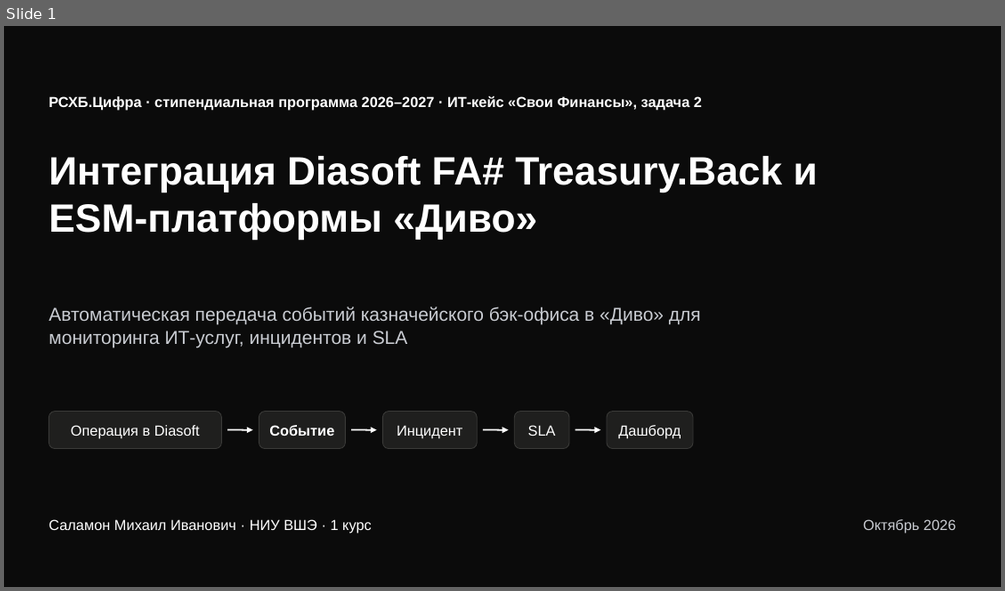
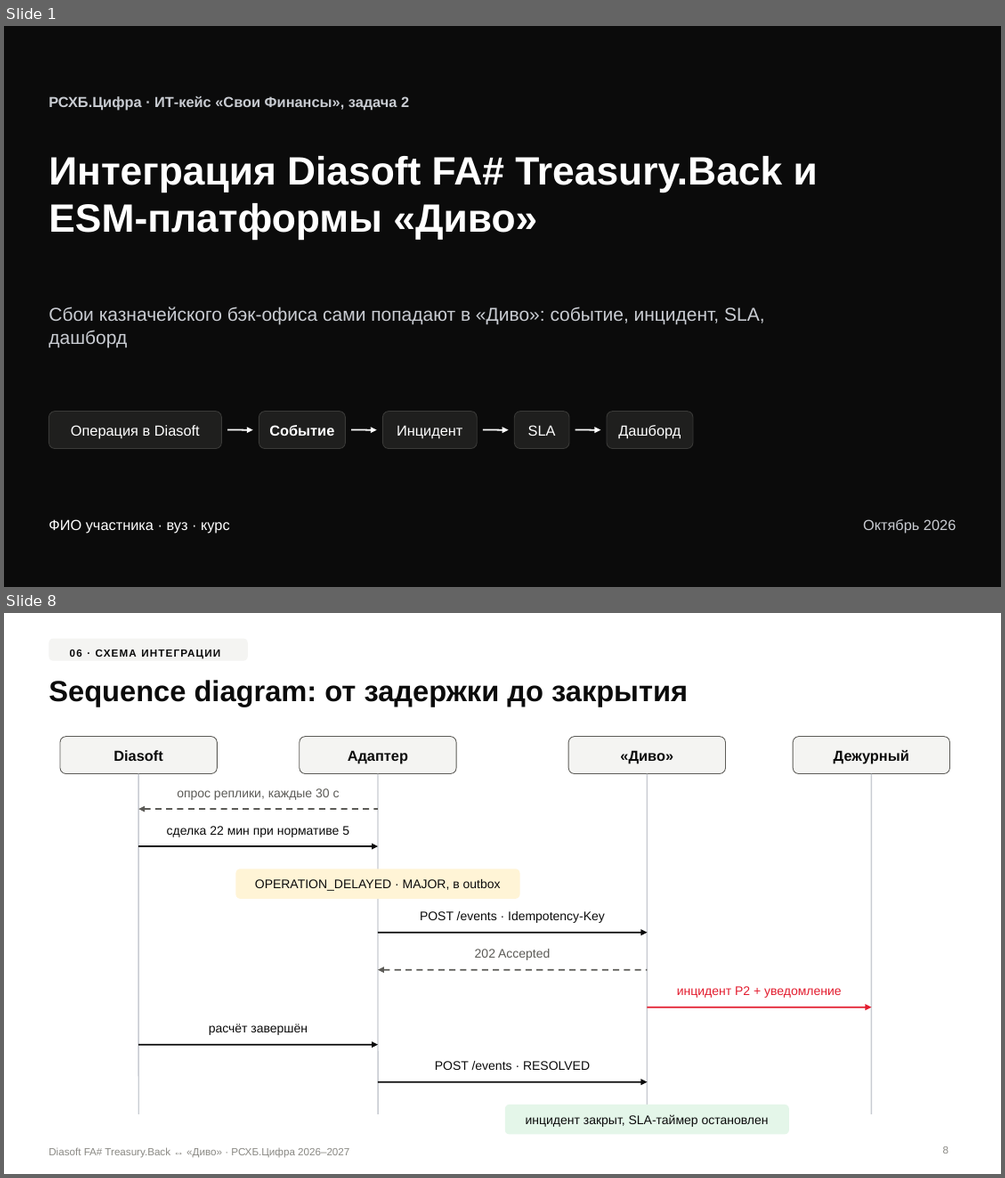
Before and after one commit to schierketsu/rshb, a slide deck: presentation/Diasoft-Divo-integration.pptx. Shown one above the other, each under a label of ours: slide 1 before the commit, slides 1 and 8 after it; the slides between them are not shown. The pictures are 1005x591 and 1005x1178 pixels, drawn with LibreOffice and Linux fonts; fonts in the diff are those of the drawing. Boxes give left, top, right and bottom in pixels: in the first picture for what was removed or moved away, otherwise in the second. Text is boxed around its words. In the diff, an @@ line names an element or a change of style, - is before the commit and + after.

```diff
--- a/presentation/Diasoft-Divo-integration.pptx
+++ b/presentation/Diasoft-Divo-integration.pptx
@@ slide 8 added at (4, 613, 1001, 1174), background #FFFFFF @@
@@ rounded rectangle added at (48, 639, 248, 661), fill #F4F4F2, 10 pt, text #0B0B0B, bold @@
+06 · СХЕМА ИНТЕГРАЦИИ
@@ title added at (48, 680, 688, 706), 28 pt, text #0B0B0B, bold @@
+Sequence diagram: от задержки до закрытия
@@ rounded rectangle added at (60, 737, 217, 774), fill #F4F4F2, outline #5C5B57 0.75 pt, 14 pt, text #0B0B0B, bold @@
+Diasoft
@@ rounded rectangle added at (299, 737, 456, 774), fill #F4F4F2, outline #5C5B57 0.75 pt, 14 pt, text #0B0B0B, bold @@
+Адаптер
@@ rounded rectangle added at (568, 737, 726, 774), fill #F4F4F2, outline #5C5B57 0.75 pt, 14 pt, text #0B0B0B, bold @@
+«Диво»
@@ rounded rectangle added at (793, 737, 950, 774), fill #F4F4F2, outline #5C5B57 0.75 pt, 14 pt, text #0B0B0B, bold @@
+Дежурный
@@ line added from (138, 774) to (138, 1114), #C9CCD2 1.25 pt @@
@@ text added at (177, 788, 340, 800), 12 pt, text #5C5B57 @@
+опрос реплики, каждые 30 с
@@ line added from (378, 774) to (378, 1114), #C9CCD2 1.25 pt @@
@@ line added from (647, 774) to (647, 1114), #C9CCD2 1.25 pt @@
@@ line added from (872, 774) to (872, 1114), #C9CCD2 1.25 pt @@
@@ arrow added from (378, 809) to (138, 809), #5C5B57 1.5 pt dashed @@
@@ text added at (167, 826, 349, 837), 12 pt, text #0B0B0B @@
+сделка 22 мин при нормативе 5
@@ arrow added from (138, 846) to (378, 846), #0B0B0B 1.5 pt @@
@@ rounded rectangle added at (235, 868, 520, 899), fill #FFF4D6, 12 pt, text #0B0B0B @@
+OPERATION_DELAYED · MAJOR, в outbox
@@ arrow added from (378, 933) to (647, 933), #0B0B0B 1.5 pt @@
@@ text added at (420, 911, 605, 923), 12 pt, text #0B0B0B @@
+POST /events · Idempotency-Key
@@ text added at (475, 949, 550, 960), 12 pt, text #5C5B57 @@
+202 Accepted
@@ arrow added from (647, 970) to (378, 970), #5C5B57 1.5 pt dashed @@
@@ text added at (677, 986, 841, 997), 12 pt, text #E31D2F @@
+инцидент P2 + уведомление
@@ arrow added from (647, 1007) to (872, 1007), #E31D2F 1.5 pt @@
@@ text added at (209, 1023, 307, 1035), 12 pt, text #0B0B0B @@
+расчёт завершён
@@ arrow added from (138, 1045) to (378, 1045), #0B0B0B 1.5 pt @@
@@ text added at (435, 1061, 590, 1070), 12 pt, text #0B0B0B @@
+POST /events · RESOLVED
@@ arrow added from (378, 1082) to (647, 1082), #0B0B0B 1.5 pt @@
@@ rounded rectangle added at (505, 1104, 789, 1135), fill #E4F6E9, 12 pt, text #0B0B0B @@
+инцидент закрыт, SLA-таймер остановлен
@@ page number added at (943, 1146, 948, 1153), 10 pt, text #8A8984 @@
+8
@@ text added at (48, 1147, 349, 1158), 10 pt, text #8A8984 @@
+Diasoft FA# Treasury.Back ↔ «Диво» · РСХБ.Цифра 2026–2027
@@ slide 1 changed as well @@
@@ text at (48, 96, 409, 111): text changed; text colour #FFFFFF to #C9CCD2 @@
-РСХБ.Цифра · стипендиальная программа 2026–2027 · ИТ-кейс «Свои Финансы», задача 2
+РСХБ.Цифра · ИТ-кейс «Свои Финансы», задача 2
@@ text at (48, 306, 764, 347): text changed @@
-Автоматическая передача событий казначейского бэк-офиса в «Диво» для мониторинга ИТ-услуг, инцидентов и SLA
+Сбои казначейского бэк-офиса сами попадают в «Диво»: событие, инцидент, SLA, дашборд
@@ text at (48, 519, 230, 533): text changed @@
-Саламон Михаил Иванович · НИУ ВШЭ · 1 курс
+ФИО участника · вуз · курс
```
Also in this commit, not shown: 5 other slides changed, 10 other slides added, 17 slides removed, 9 other files.
